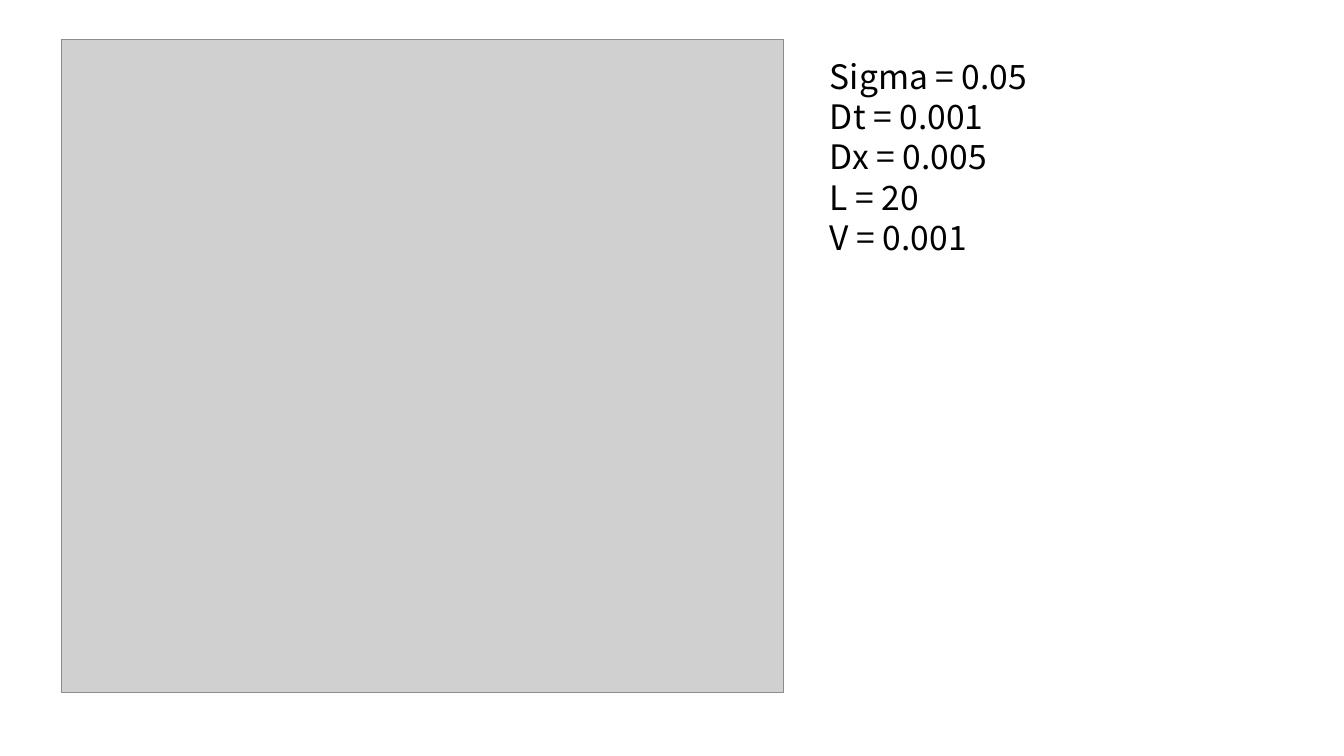
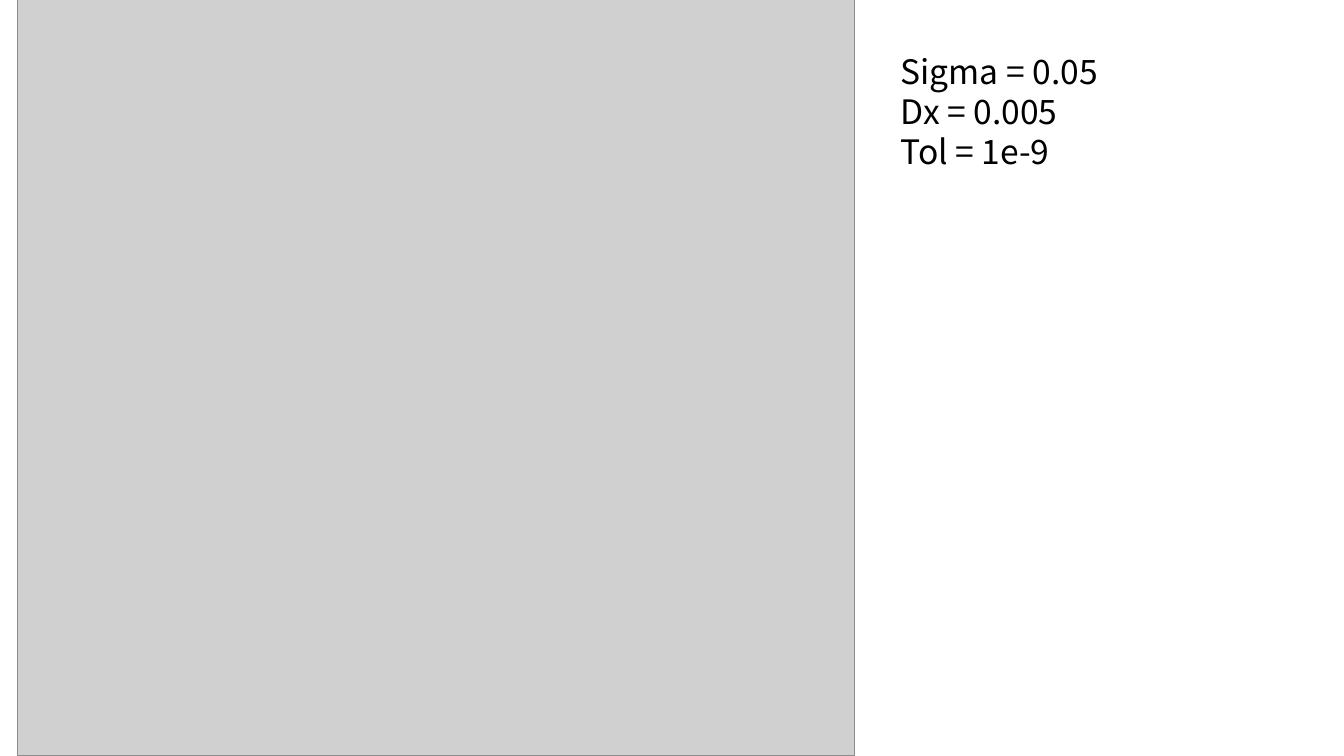
Before and after one commit to JohnWu1111/moving-potential, a slide deck: slide 5 of result.pptx. Drawn at 1344x756 pixels with LibreOffice and Linux fonts; fonts in the diff are those of the drawing; grey boxes stand for pictures. Boxes give left, top, right and bottom in pixels: in the first picture for what was removed or moved away, otherwise in the second. Text is boxed around its words. In the diff, an @@ line names an element or a change of style, - is before the commit and + after.

```diff
--- a/result.pptx
+++ b/result.pptx
@@ picture: place and size @@
-picture at [62, 40, 783, 694]
+picture at [18, 0, 855, 756]
@@ text "Sigma = 0.05": place and size @@
-text "Sigma = 0.05" at [830, 63, 1027, 251]
+text "Sigma = 0.05" at [900, 58, 1097, 165]
@@ text at [830, 95, 983, 130]: paragraph removed @@
-Dt = 0.001
@@ text at [900, 137, 1050, 165]: text changed @@
-L = 20
-V = 0.001
+Tol = 1e-9
```
